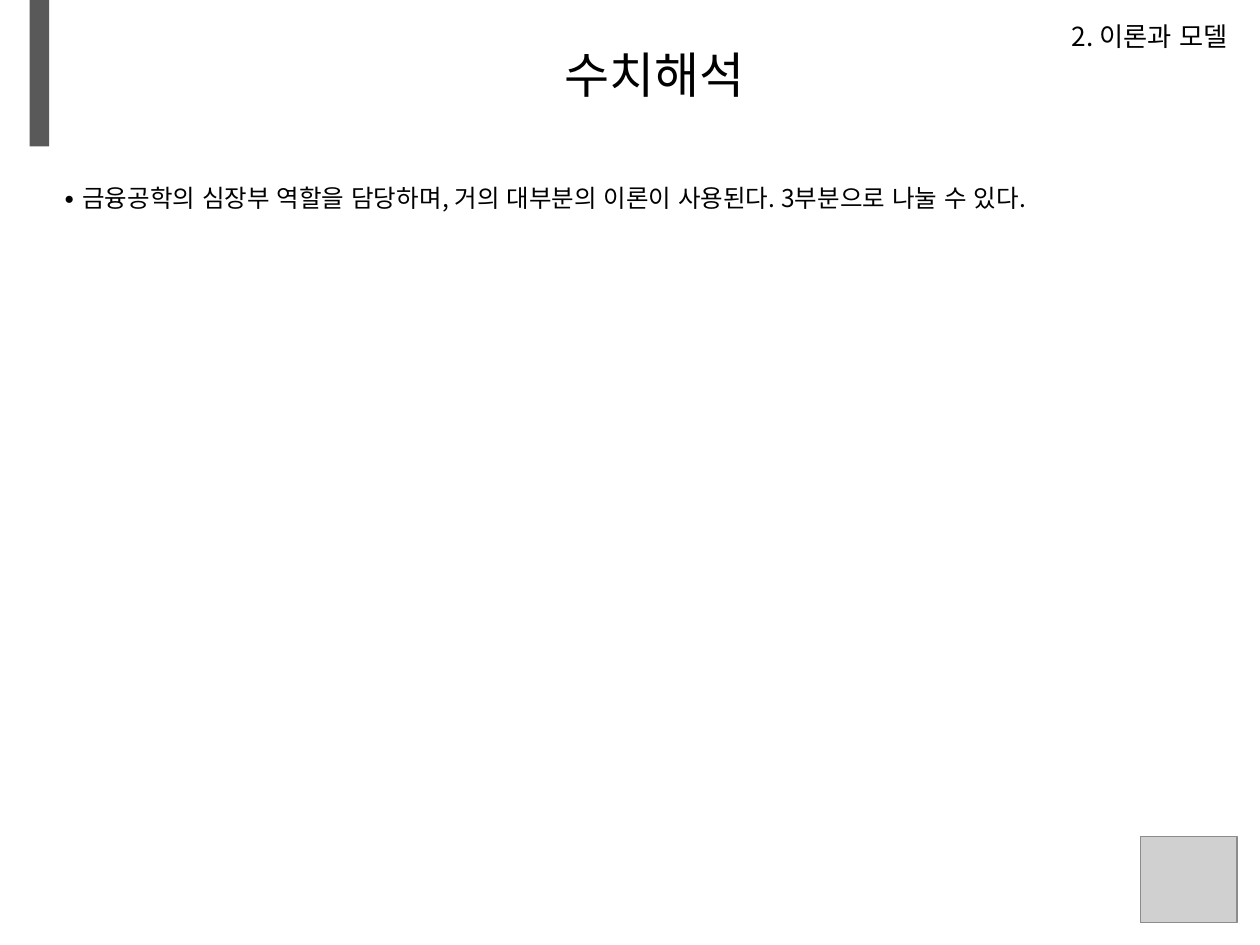
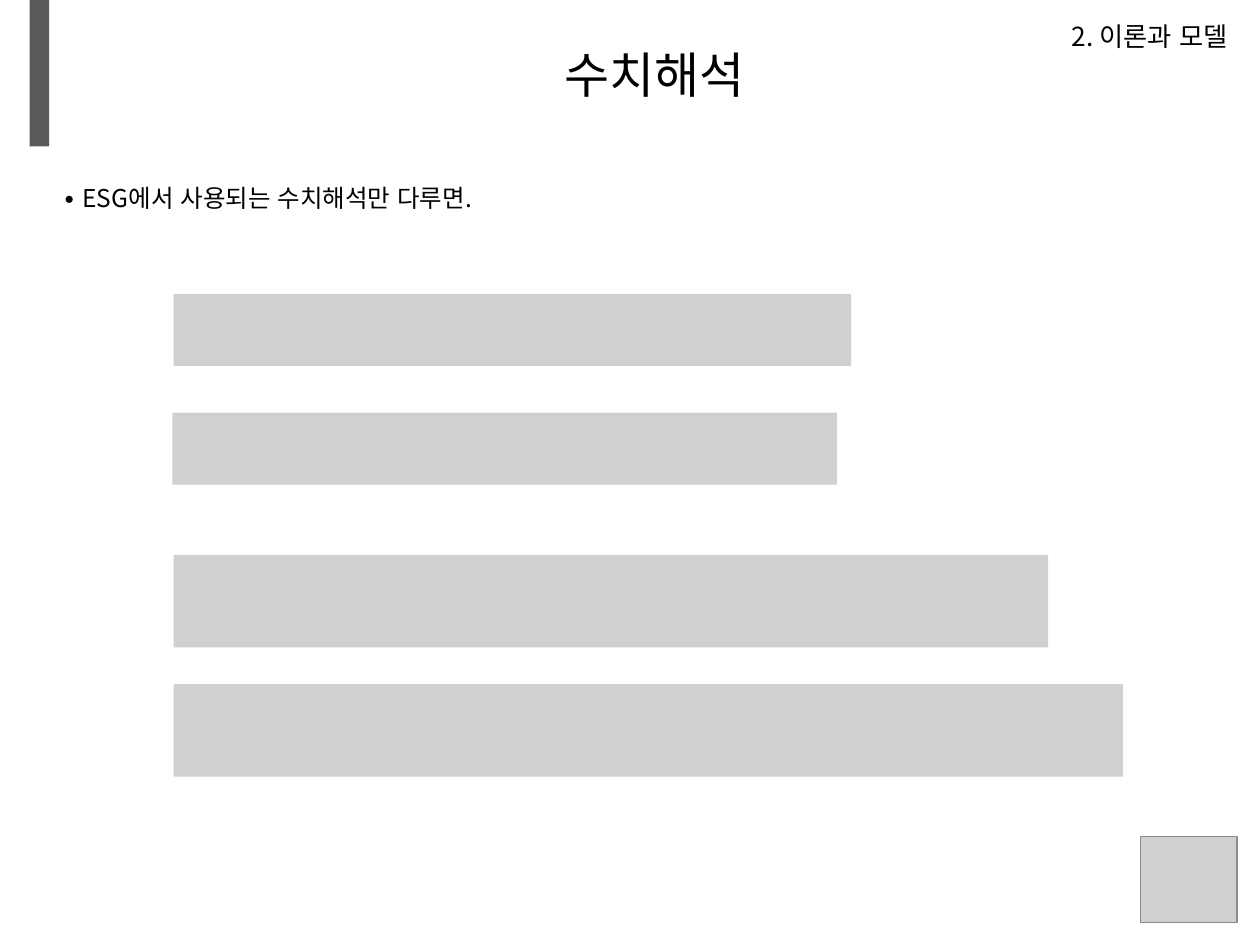
Before and after one commit to minikie/mxdocs, a slide deck: slide 18 of docs/ppt/test.pptm (slide 16 before the commit). Drawn at 1260x945 pixels with LibreOffice and Linux fonts; fonts in the diff are those of the drawing; grey boxes stand for pictures; background and template pictures are left out. Boxes give left, top, right and bottom in pixels: in the first picture for what was removed or moved away, otherwise in the second. Text is boxed around its words. In the diff, an @@ line names an element or a change of style, - is before the commit and + after.

```diff
--- a/docs/ppt/test.pptm
+++ b/docs/ppt/test.pptm
@@ text at [180,186,472,209]: text changed @@
-∙ 금융공학의 심장부 역할을 담당하며, 거의 대부분의 이론이 사용된다. 3부분으로 나눌 수 있다.
+∙ ESG에서 사용되는 수치해석만 다루면.
@@ picture added at [174,294,852,365] @@
@@ picture added at [173,412,837,484] @@
@@ picture added at [174,554,1048,646] @@
@@ picture added at [174,684,1123,776] @@
```
Also in this commit, not shown: 21 other slides changed, 8 slides added, 7 slides removed, 1 other file.
